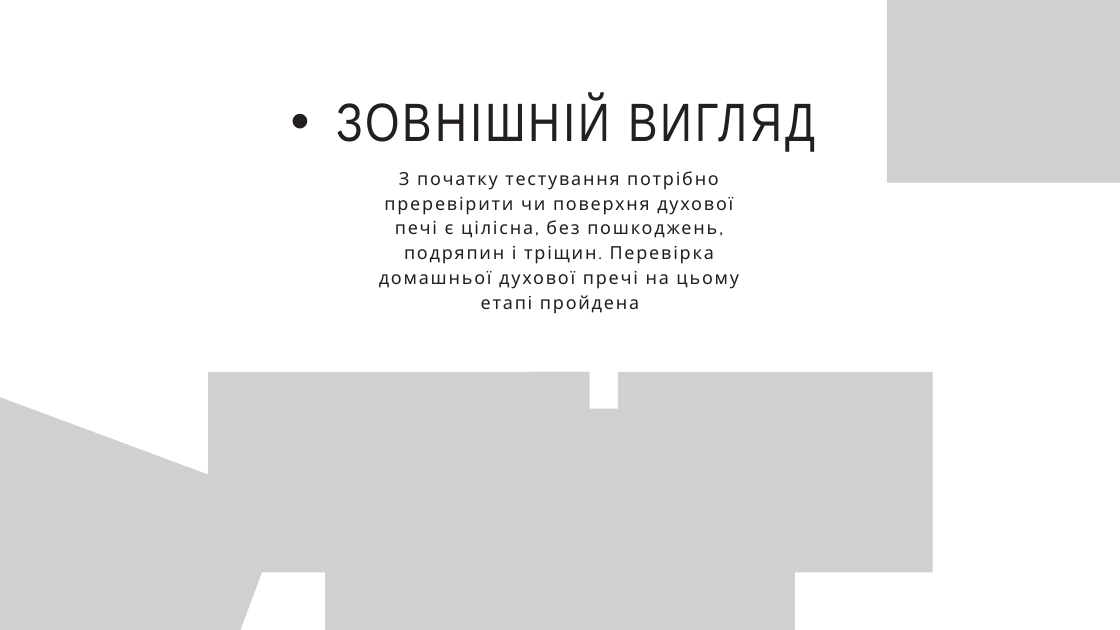
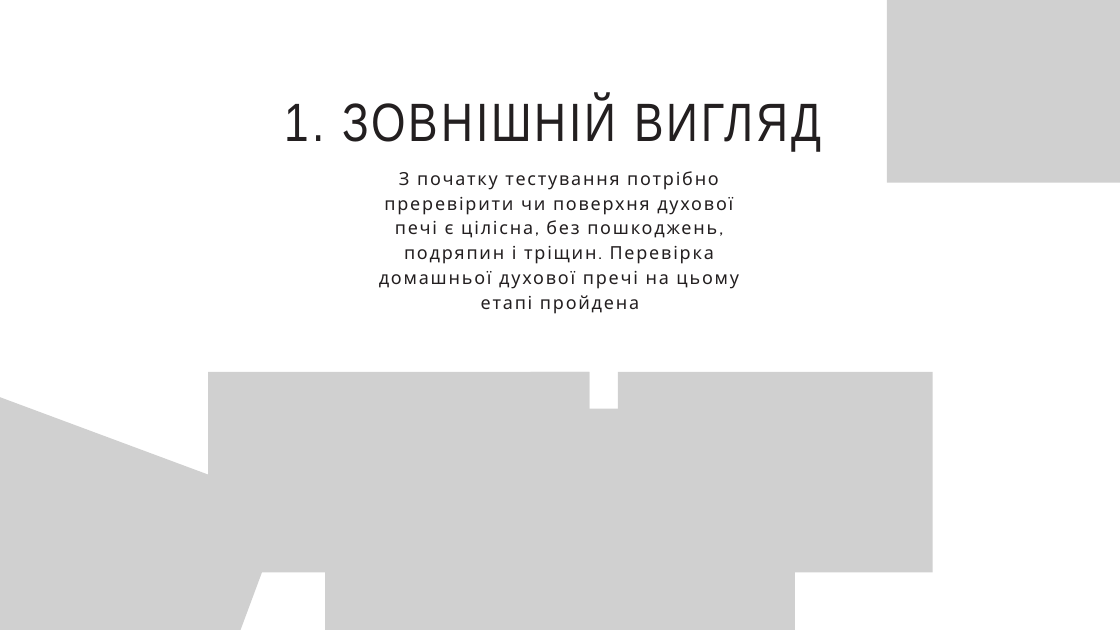
Before and after one commit to anastasiiabalan/QA_University, a slide deck: slide 3 of Тестування_Балан_Лаб1.pptx. Drawn at 1120x630 pixels with LibreOffice and Linux fonts; fonts in the diff are those of the drawing; grey boxes stand for pictures; background and template pictures are left out. Boxes give left, top, right and bottom in pixels: in the first picture for what was removed or moved away, otherwise in the second. Text is boxed around its words. In the diff, an @@ line names an element or a change of style, - is before the commit and + after.

```diff
--- a/Тестування_Балан_Лаб1.pptx
+++ b/Тестування_Балан_Лаб1.pptx
@@ text at box(285, 98, 821, 151): text changed @@
-  • ЗОВНІШНІЙ ВИГЛЯД
+  1. ЗОВНІШНІЙ ВИГЛЯД
```
Also in this commit, not shown: 1 other slide changed.
